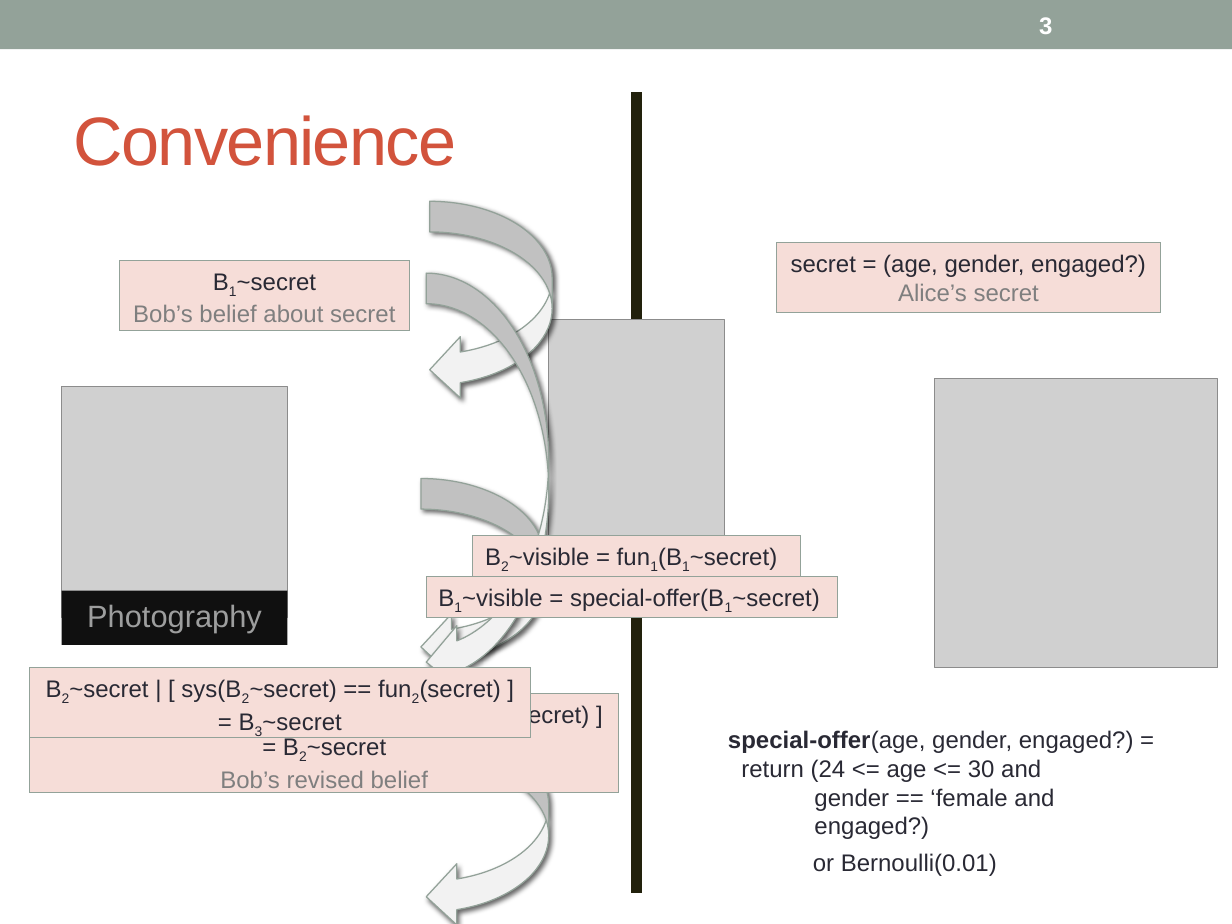
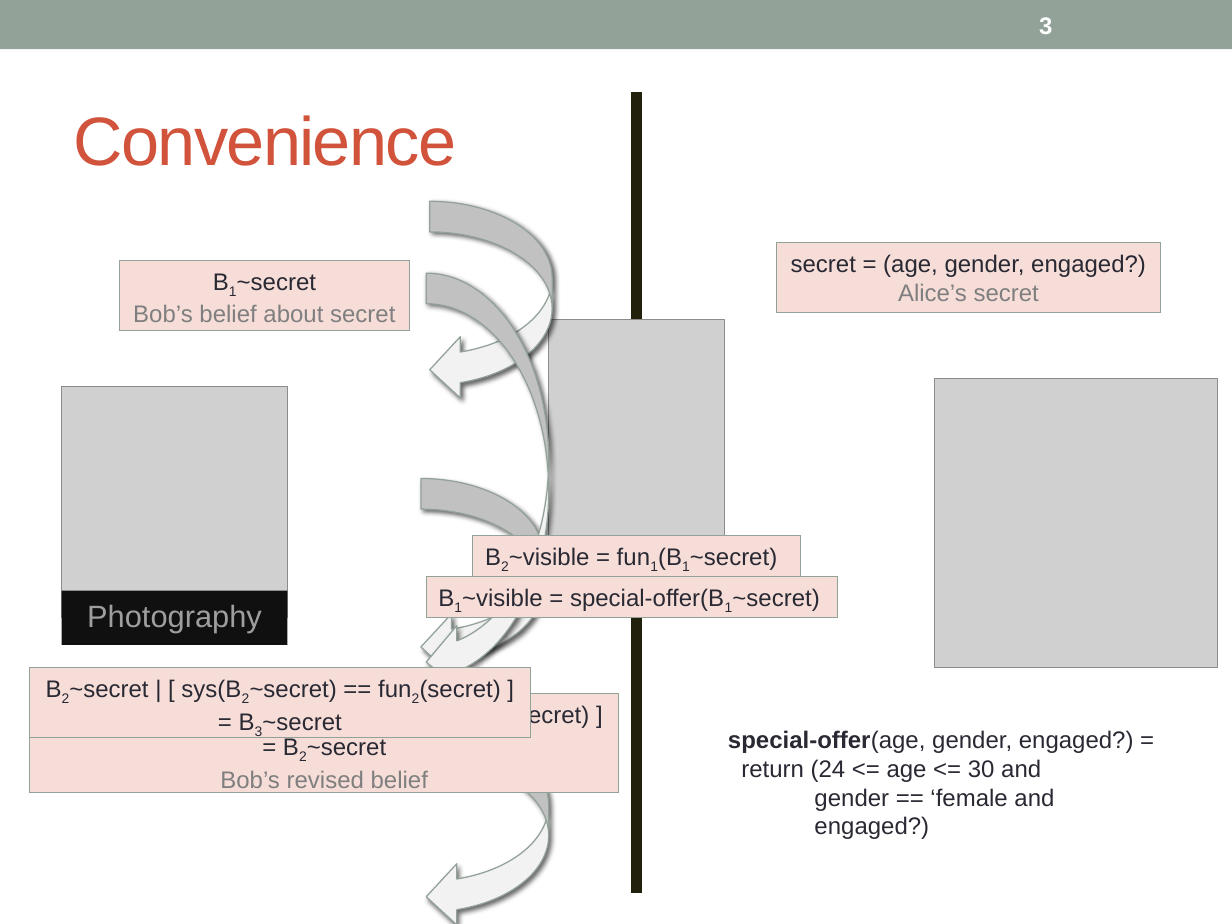
Before and after one commit to piotrm0/ppw12, a slide deck: slide 3 of pres/ppw12-pres.pptx. Drawn at 1232x924 pixels with LibreOffice and Linux fonts; fonts in the diff are those of the drawing; grey boxes stand for pictures. Boxes give left, top, right and bottom in pixels: in the first picture for what was removed or moved away, otherwise in the second. Text is boxed around its words. In the diff, an @@ line names an element or a change of style, - is before the commit and + after.

```diff
--- a/pres/ppw12-pres.pptx
+++ b/pres/ppw12-pres.pptx
@@ text removed at [813, 853, 997, 876] @@
-or Bernoulli(0.01)
```
Also in this commit, not shown: 7 other slides changed, 2 slides added.
